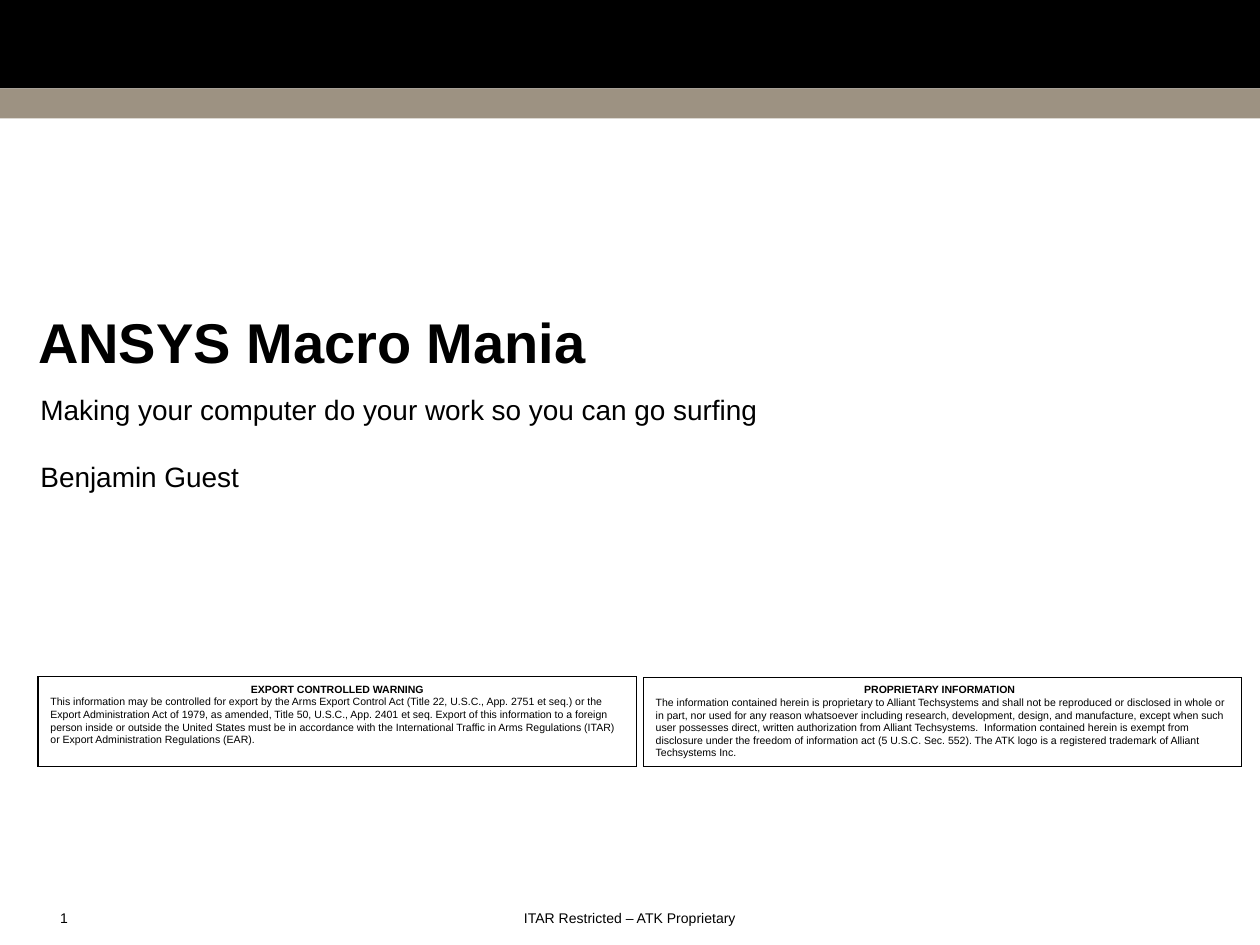
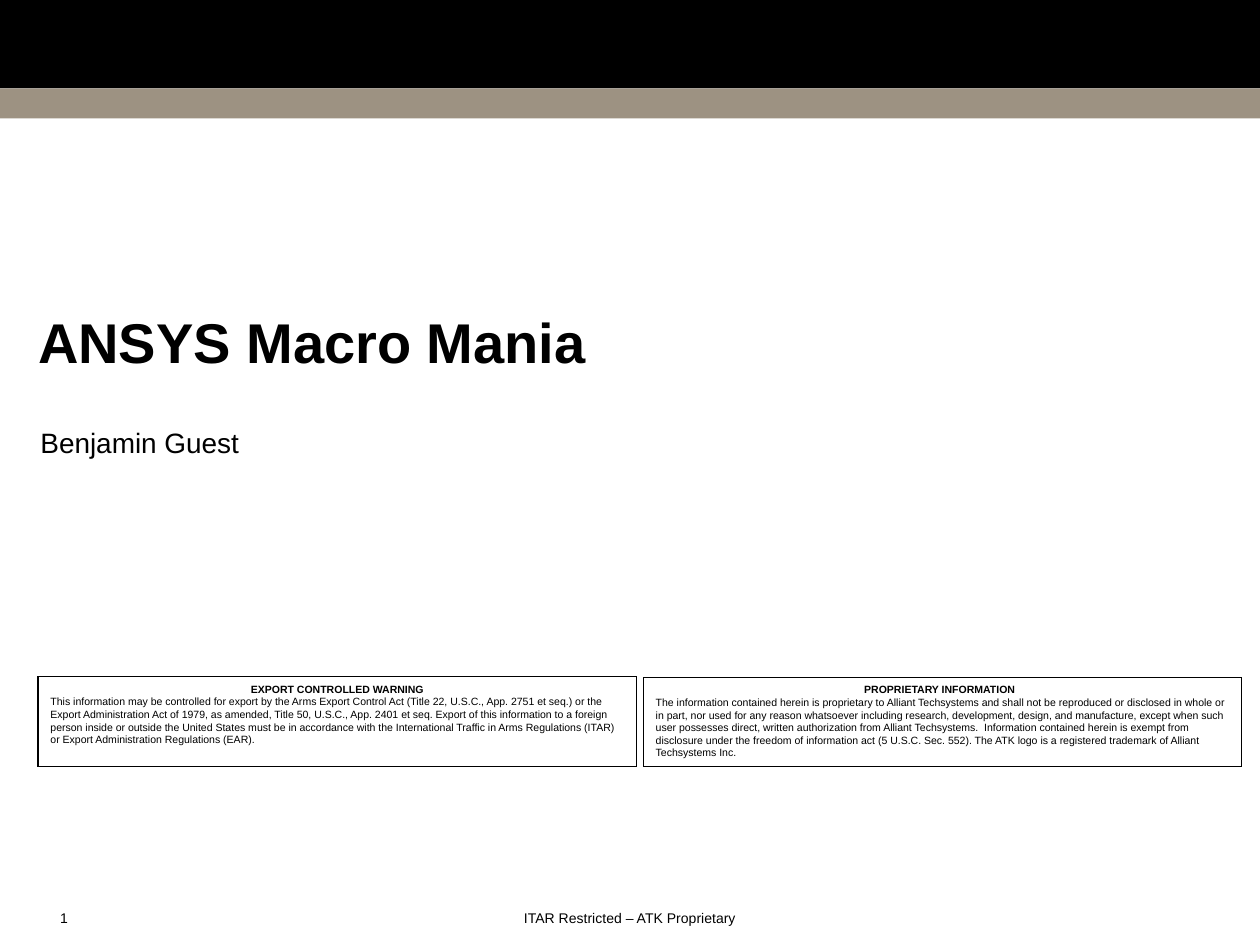
Before and after one commit to bguest/ansys-macros, a slide deck: slide 1 of Macro-Mania.pptx. Drawn at 1260x945 pixels with LibreOffice and Linux fonts; fonts in the diff are those of the drawing; background and template pictures are left out. Boxes give left, top, right and bottom in pixels: in the first picture for what was removed or moved away, otherwise in the second. Text is boxed around its words. In the diff, an @@ line names an element or a change of style, - is before the commit and + after.

```diff
--- a/Macro-Mania.pptx
+++ b/Macro-Mania.pptx
@@ text at [40, 399, 757, 425]: paragraph removed @@
-Making your computer do your work so you can go surfing
```
Also in this commit, not shown: 3 other slides changed, 13 other files.
